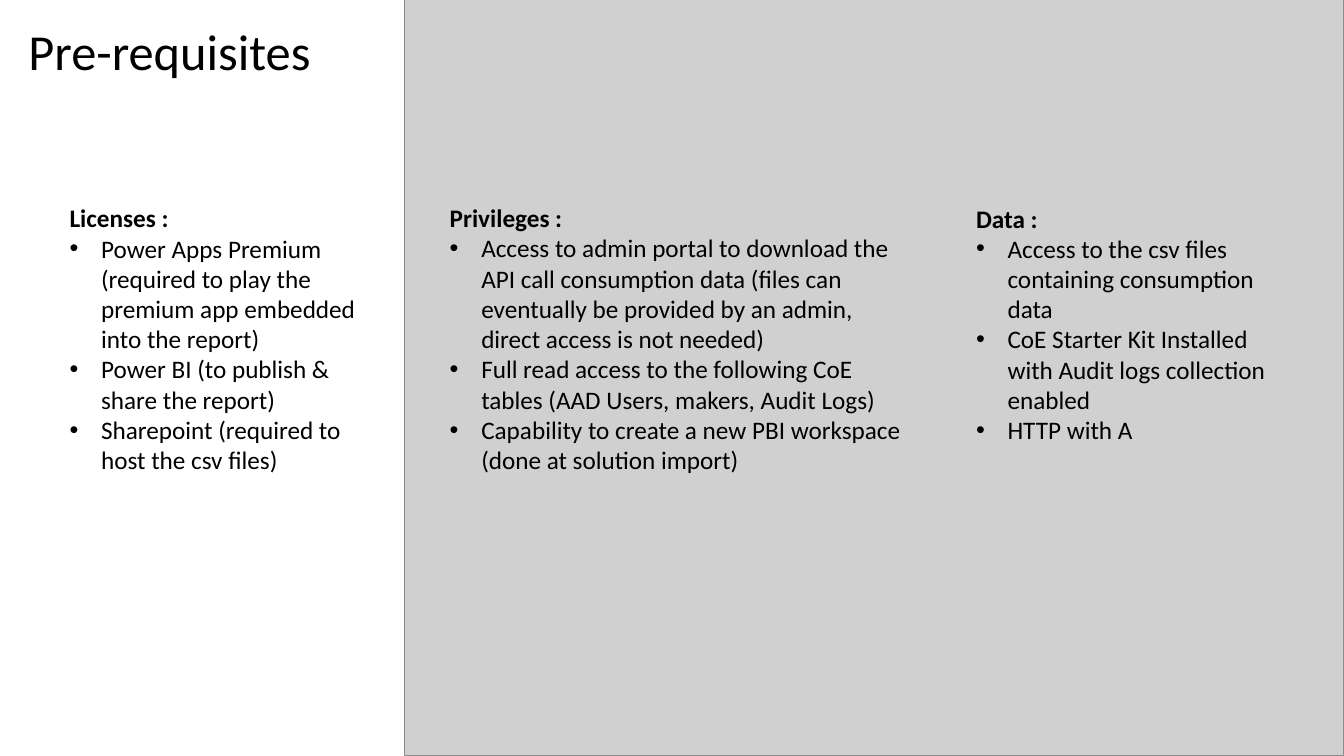
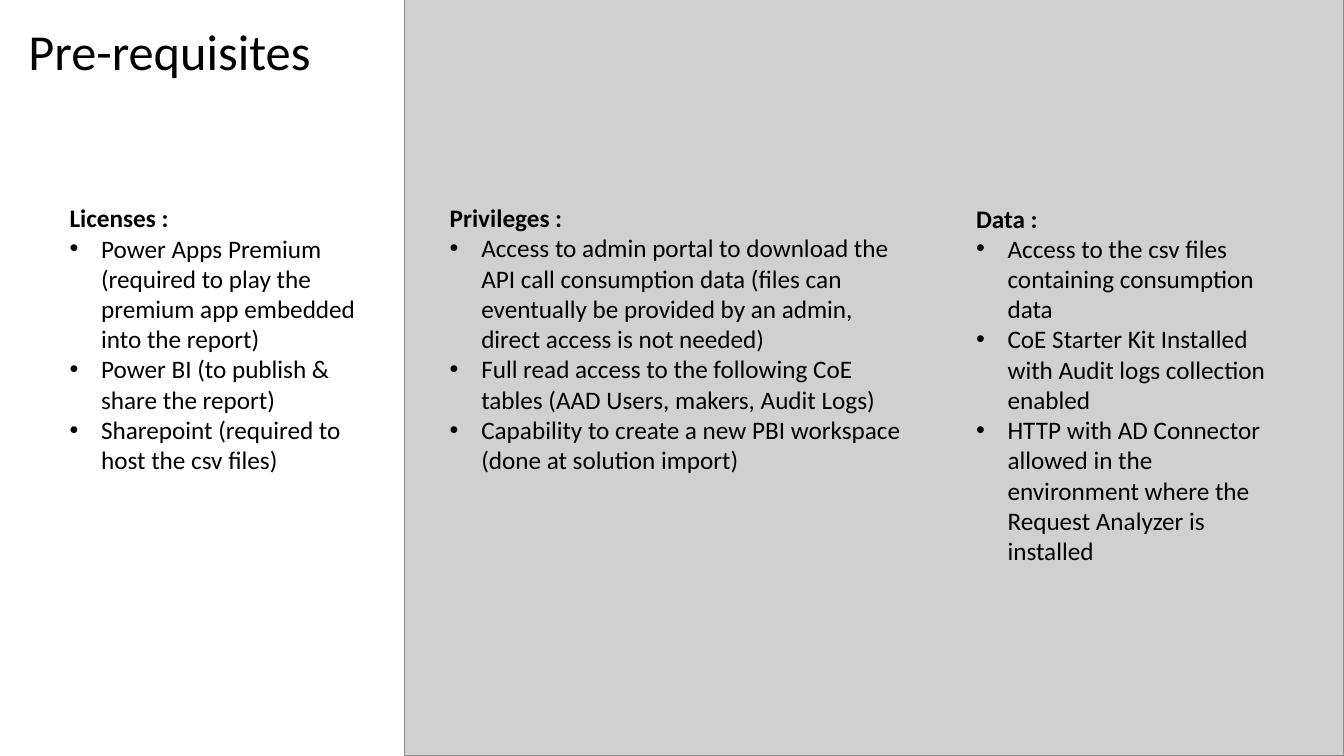
Before and after one commit to Nicokirr/PPRequestAnalyzer, a slide deck: slide 7 of Docs/RA-Overview.pptx. Drawn at 1344x756 pixels with LibreOffice and Linux fonts; fonts in the diff are those of the drawing; grey boxes stand for pictures. Boxes give left, top, right and bottom in pixels: in the first picture for what was removed or moved away, otherwise in the second. Text is boxed around its words. In the diff, an @@ line names an element or a change of style, - is before the commit and + after.

Commit message:
Docs update on Pre-Requistes
Update pre-requisites and add them to the install guide too.

```diff
--- a/Docs/RA-Overview.pptx
+++ b/Docs/RA-Overview.pptx
@@ text at [1008,421,1261,560]: text changed @@
-• HTTP with A
+• HTTP with AD Connector allowed in the environment where the Request Analyzer is installed
```
